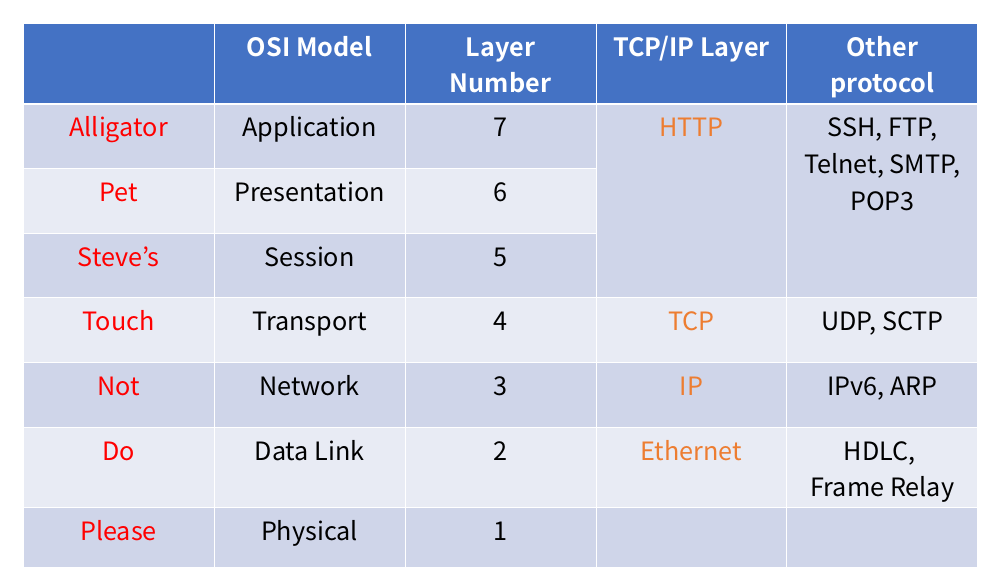
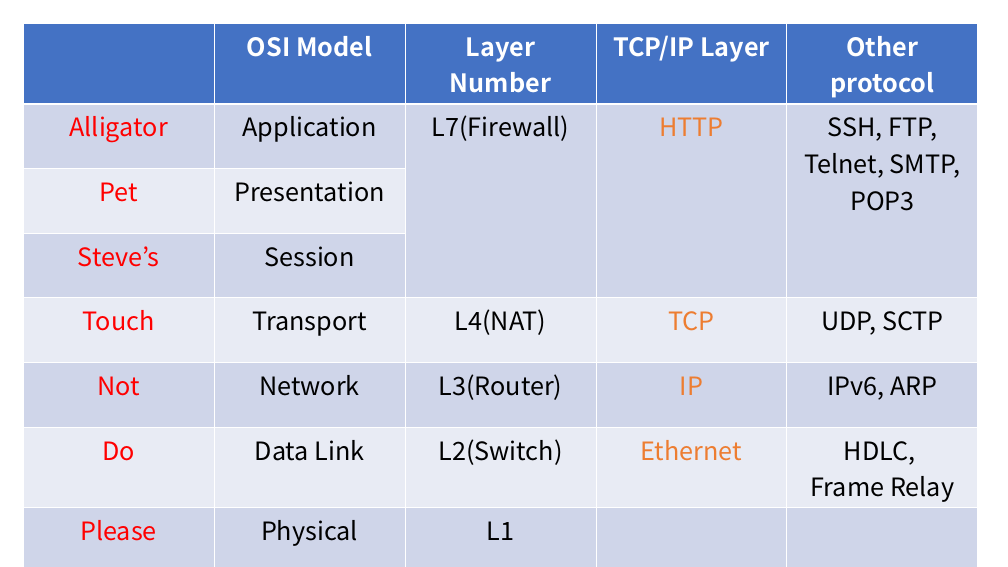
Before and after one commit to Rua-A/osi-and-tcp, a slide deck: slide 1 of osi-and-tcp.pptx. Drawn at 1008x567 pixels with LibreOffice and Linux fonts; fonts in the diff are those of the drawing. Boxes give left, top, right and bottom in pixels: in the first picture for what was removed or moved away, otherwise in the second. Text is boxed around its words. In the diff, an @@ line names an element or a change of style, - is before the commit and + after.

```diff
--- a/osi-and-tcp.pptx
+++ b/osi-and-tcp.pptx
@@ table at [23,23,980,550] @@
-row 2, column 3: 7
+row 2, column 3: L7(Firewall)
-row 3, column 3: 6
+row 3, column 3: 
-row 4, column 3: 5
+row 4, column 3: 
-row 5, column 3: 4
+row 5, column 3: L4(NAT)
-row 6, column 3: 3
+row 6, column 3: L3(Router)
-row 7, column 3: 2
+row 7, column 3: L2(Switch)
-row 8, column 3: 1
+row 8, column 3: L1
```
